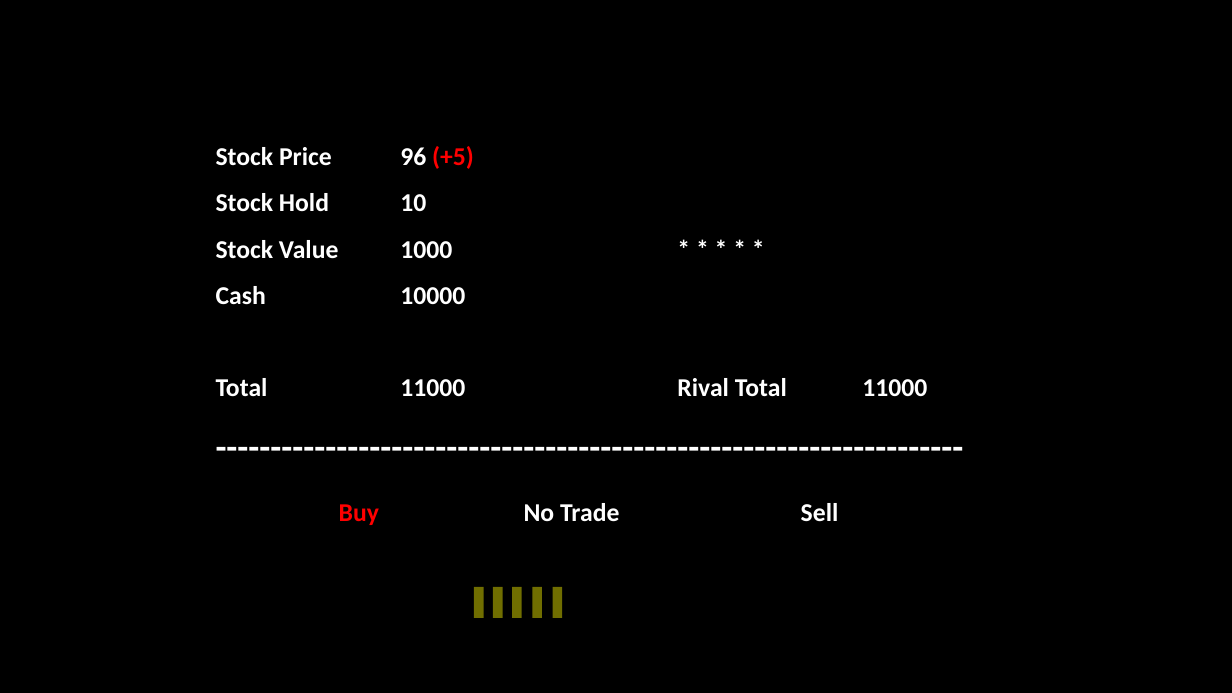
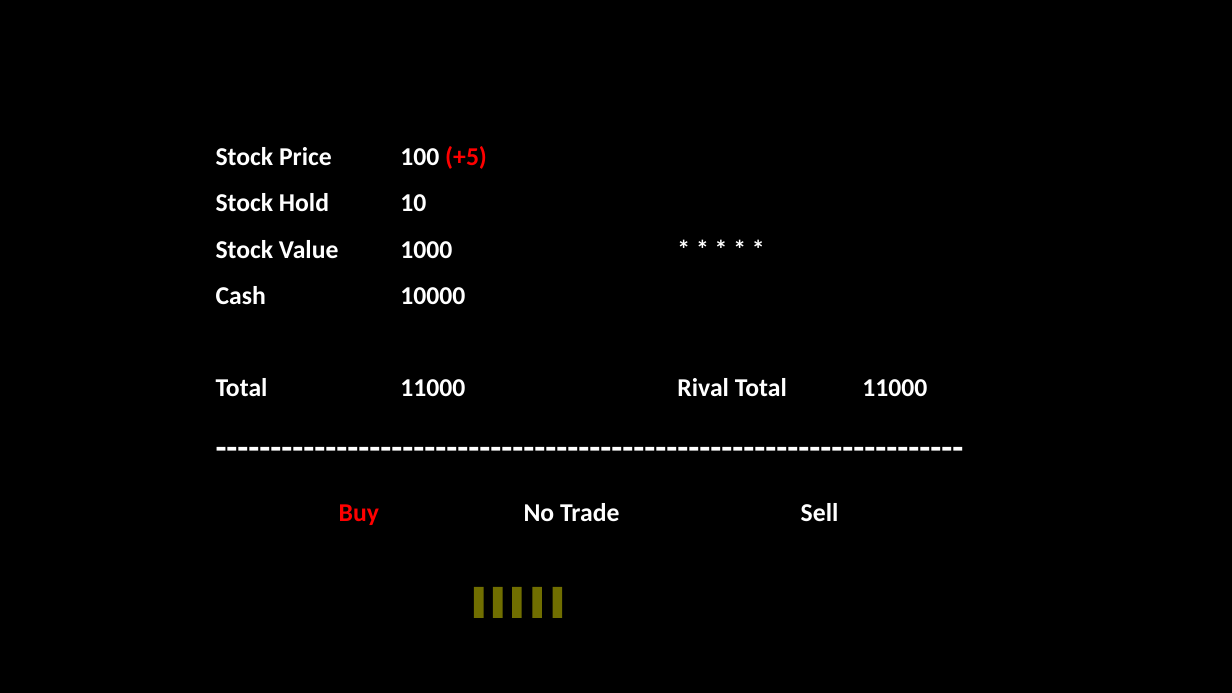
Before and after one commit to yunchun-june/EconomicBubble_fMRI, a slide deck: slide 4 of 實驗畫面.pptx. Drawn at 1232x693 pixels with LibreOffice and Linux fonts; fonts in the diff are those of the drawing. Boxes give left, top, right and bottom in pixels: in the first picture for what was removed or moved away, otherwise in the second. Text is boxed around its words. In the diff, an @@ line names an element or a change of style, - is before the commit and + after.

```diff
--- a/實驗畫面.pptx
+++ b/實驗畫面.pptx
@@ text at (x1=216, y1=146, x2=487, y2=169): text changed @@
-Stock Price 96 (+5)
+Stock Price 100 (+5)
```
Also in this commit, not shown: 3 other slides changed, 5 other files.
